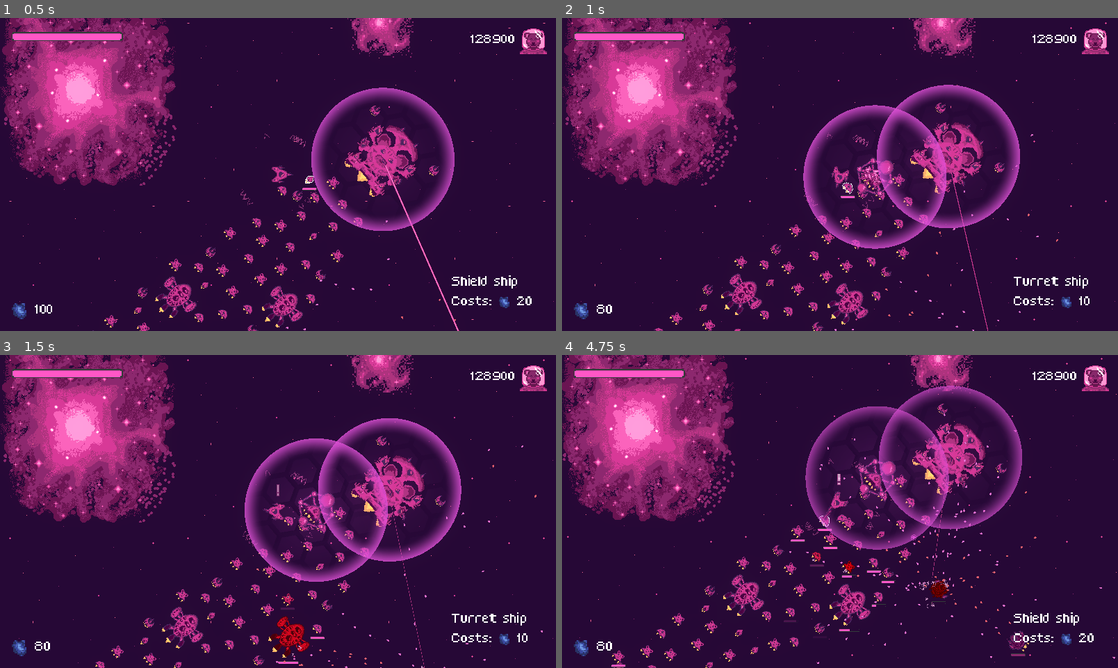
Above: before the commit, frames 1-4 (two rows, left to right).
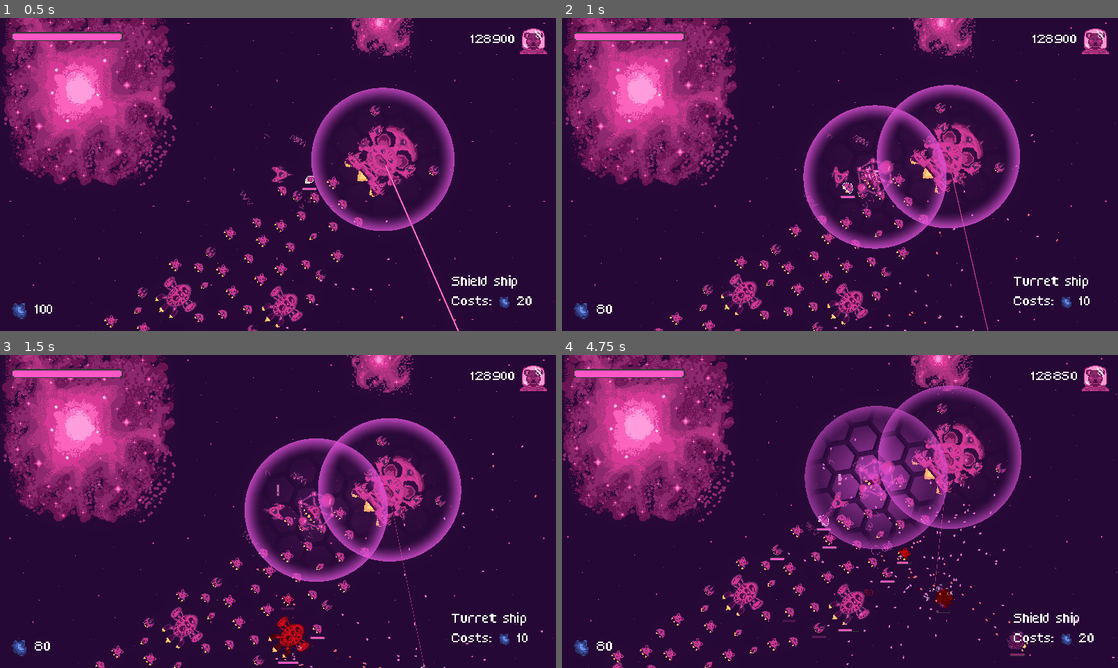
Above: after the commit, the same moments.

Repository: bear-minimum-studio/space-bear
Game: Godot game, scene res://Game.tscn
The game is run twice, just before and just after one commit, with the same random seed, the same clock (stepped at 60 frames per second) and the same inputs.
Inputs:
- Up to frame 1 (0.5 s): no input
- Up to frame 2 (1 s): tap Enter (upgrade) at 0.5 s; hold Right (turn_right) from 0.53 s (still down); hold X (cycle_selection) from 0.53 s (still down)
- Up to frame 3 (1.5 s): release Right (turn_right) at 1.28 s; release X (cycle_selection) at 1.28 s; hold Ctrl (brake) from 1.28 s (still down); tap Down (decelerate) at 1.35 s
- Up to frame 4 (4.75 s): release Ctrl (brake) at 2.03 s; hold Right (turn_right) 2.03-2.78 s; hold Space (fire) 2.03-2.78 s; hold Up (accelerate) 2.78-3.53 s; tap C (follow_me) at 2.85 s; hold G (grappling_hook) 3.53-4.28 s; hold Left (turn_left) from 3.53 s (still down); tap X (cycle_selection) at 4.35 s

Frame 1 is identical in both runs. In frame 2, less than 0.1% of the frame differs, in the area x 48-73%, y 84-100%; in frame 3, less than 0.1%; in frame 4, 7.8%, in the area x 4-100%, y 0-100%.

Commit message:
feat: add vulture sprite

Diff:
--- a/npc/enemies/AbstractEnemy.tscn
+++ b/npc/enemies/AbstractEnemy.tscn
@@ -30,6 +30,7 @@
 
 [node name="CollisionShape2D" parent="." index="2"]
 shape = SubResource("CircleShape2D_3dcnw")
+debug_color = Color(0, 0.6, 0.701961, 0.0705882)
 
 [node name="HealthSystem" parent="." index="4"]
 max_health = 200
--- a/npc/enemies/VultureEnemy.tscn
+++ b/npc/enemies/VultureEnemy.tscn
@@ -1,9 +1,11 @@
-[gd_scene load_steps=5 format=3]
+[gd_scene load_steps=7 format=3 uid="uid://7r4r7r8h4aep"]
 
 [ext_resource type="PackedScene" uid="uid://cxxrm5lvp7lfs" path="res://npc/enemies/AbstractEnemy.tscn" id="1_i1wmw"]
 [ext_resource type="PackedScene" path="res://npc/AutoBulletTurret.tscn" id="2_4vvl4"]
 [ext_resource type="Script" path="res://npc/enemies/VultureEnemy.gd" id="2_tyx4m"]
+[ext_resource type="Texture2D" uid="uid://dcah24tcljjxh" path="res://npc/enemies/bad_guy_2.png" id="3_6l832"]
 [ext_resource type="Script" path="res://npc/enemies/VultureBehavior.gd" id="3_kw2eq"]
+[ext_resource type="Texture2D" uid="uid://d1xfryswpwhff" path="res://npc/enemies/bad_guy_2_flammes.png" id="4_vbl3j"]
 
 [node name="Enemy" instance=ExtResource("1_i1wmw")]
 script = ExtResource("2_tyx4m")
@@ -12,13 +14,19 @@
 acceleration = 100.0
 brake = 0.5
 
+[node name="Ship" parent="." index="0"]
+texture = ExtResource("3_6l832")
+
+[node name="Flammes" parent="." index="1"]
+texture = ExtResource("4_vbl3j")
+
 [node name="Turret" parent="Turrets" index="0" instance=ExtResource("2_4vvl4")]
-position = Vector2(10, -15)
+position = Vector2(17, -20)
 rotation = -1.5708
 rotation_range = 0.392699
 
 [node name="Turret2" parent="Turrets" index="1" instance=ExtResource("2_4vvl4")]
-position = Vector2(-10, -15)
+position = Vector2(1, -21)
 rotation = -1.5708
 turret_range = 350.0
 rotation_range = 0.392699
Binary file added: npc/enemies/bad_guy_2.png
Not shown, added: npc/enemies/bad_guy_2.png.import
Binary file added: npc/enemies/bad_guy_2_flammes.png
Not shown, added: npc/enemies/bad_guy_2_flammes.png.import
